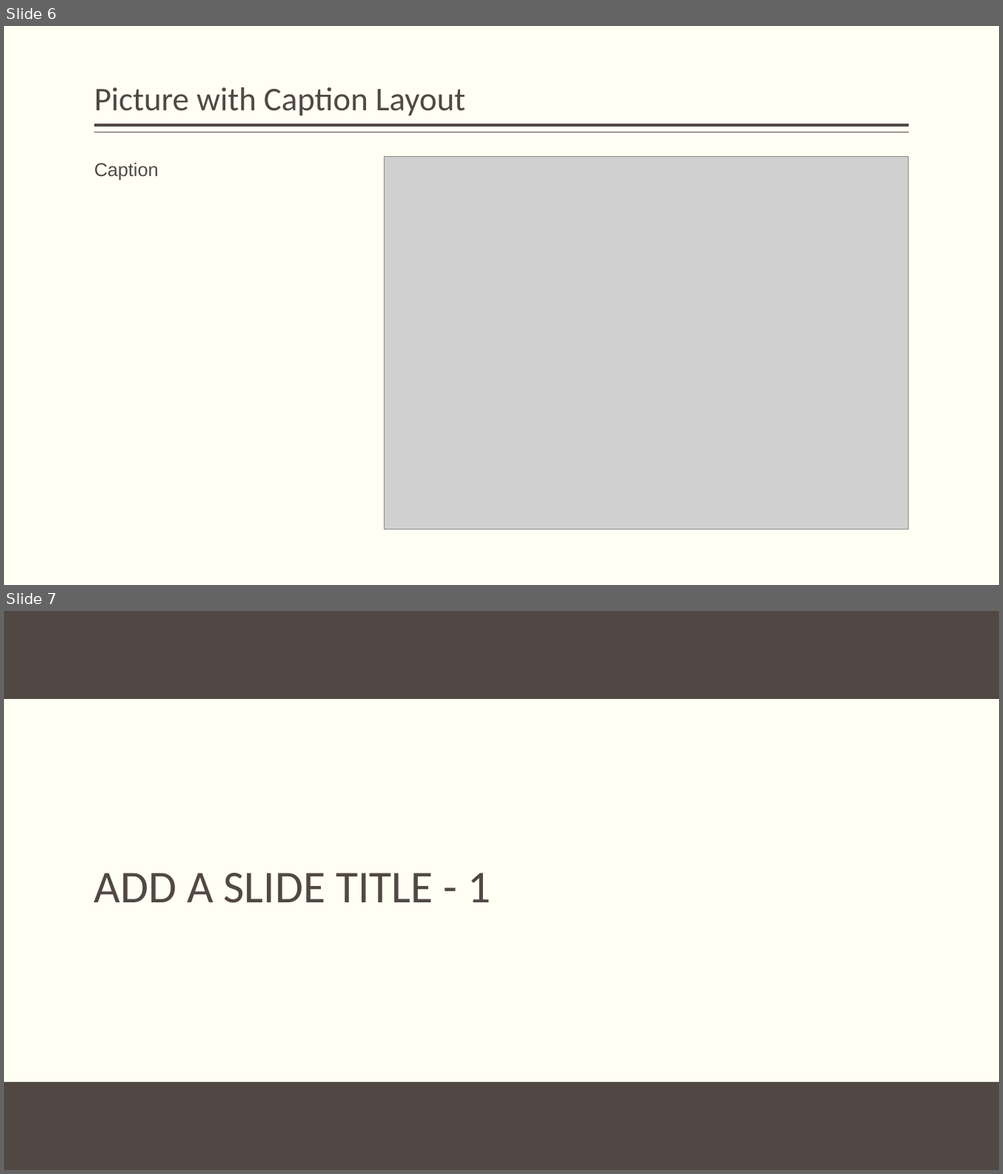
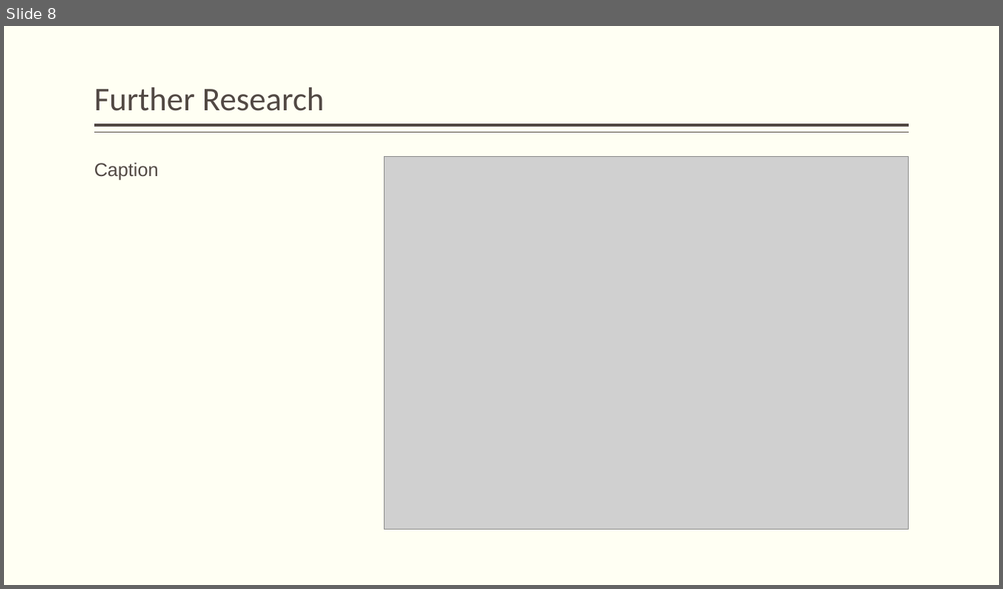
Before and after one commit to JackDaedalus/Sci-Research, a slide deck: PPT/My Topic CC Fraud cf v1-0 120222.pptx. Shown one above the other, each under a label of ours: slides 6 and 7 before the commit, slide 8 after it. The pictures are 1003x1174 and 1003x589 pixels, drawn with LibreOffice and Linux fonts; fonts in the diff are those of the drawing; grey boxes stand for pictures; background and template pictures are left out. Boxes give left, top, right and bottom in pixels: in the first picture for what was removed or moved away, otherwise in the second. Text is boxed around its words. In the diff, an @@ line names an element or a change of style, - is before the commit and + after.

```diff
--- a/PPT/My Topic CC Fraud cf v1-0 120222.pptx
+++ b/PPT/My Topic CC Fraud cf v1-0 120222.pptx
@@ slide 7 removed at (4, 611, 999, 1170), background #FFFFF3 @@
@@ rectangle removed at (4, 611, 999, 699) @@
@@ title removed at (94, 873, 490, 903) @@
-ADD A SLIDE TITLE - 1
@@ rectangle removed at (4, 1082, 999, 1170) @@
@@ what was slide 6 is now slide 8 @@
@@ slide 8 changed as well @@
@@ title at (94, 87, 324, 111): text changed @@
-Picture with Caption Layout
+Further Research
```
Also in this commit, not shown: 3 other slides changed, 5 slides added, 7 other slides removed, 1 other file.
